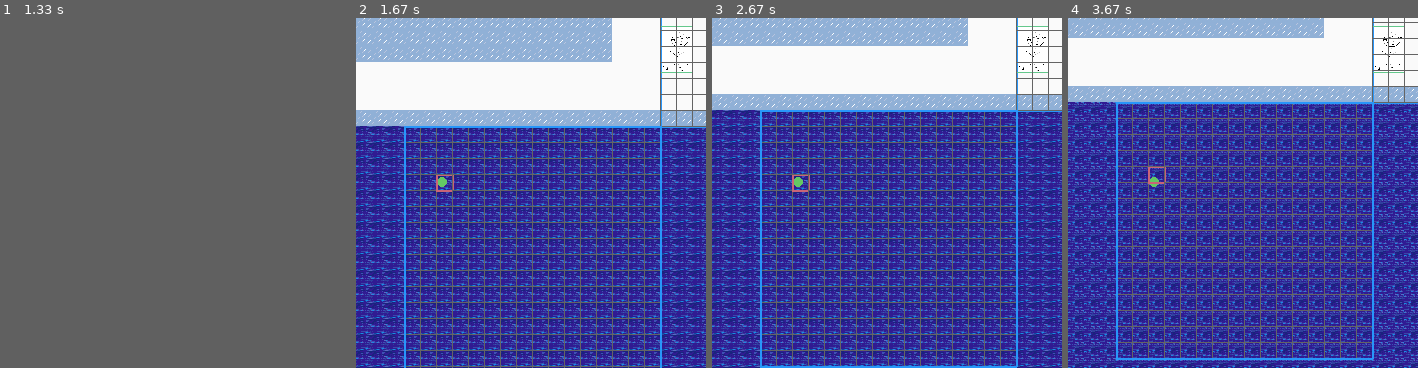
Above: before the commit, frames 1-4 (left to right).
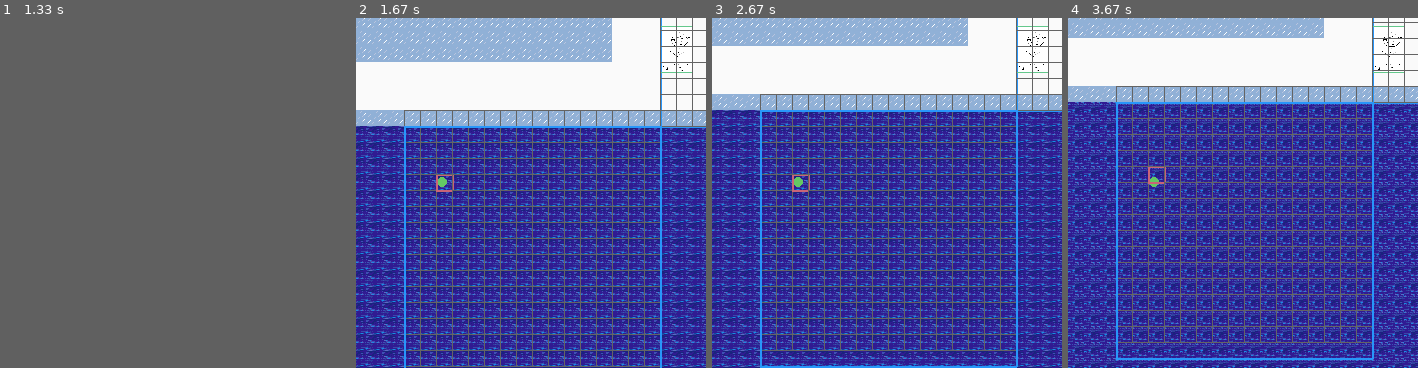
Above: after the commit, the same moments.

Repository: HyperRays/minecraft-from-wish
Game: pygame game, started from game-logic/main.py
Two runs of this game, one before a commit and one after it. Both use one fixed random seed, a clock stepped at 60 frames per second and the inputs below.
Inputs (mouse positions are % of the whole screen's width and height, from its top left):
- Up to frame 1 (1.33 s): no input
- Up to frame 2 (1.67 s): click (19, 73) at 1.38 s
- Up to frame 3 (2.67 s): no input
- Up to frame 4 (3.67 s): no input
The pictures show only the part of the screen within x 7-57%, y 50-100%; the shares and areas given below are measured in that part.

Frame 1 is identical in both runs. In frame 2, 0.4% of the frame differs, in the area x 13-87%, y 26-100%; in frame 3, 0.6%, in the area x 13-87%, y 21-100%; in frame 4, 0.6%.

Commit message:
removed unnesesary collider update

Diff:
--- a/game-logic/blocks.py
+++ b/game-logic/blocks.py
@@ -191,7 +191,7 @@
 
     async def update(self):
         #renew the collider and render the image
-        self.collider = create_collider(self.position, BLOCK_DIMENSIONS[0], -BLOCK_DIMENSIONS[1], collider=self.collider)
+        # self.collider = create_collider(self.position, BLOCK_DIMENSIONS[0], -BLOCK_DIMENSIONS[1], collider=self.collider)
         # self.render()
 
         #setting the collider outlines and collision boundaries
